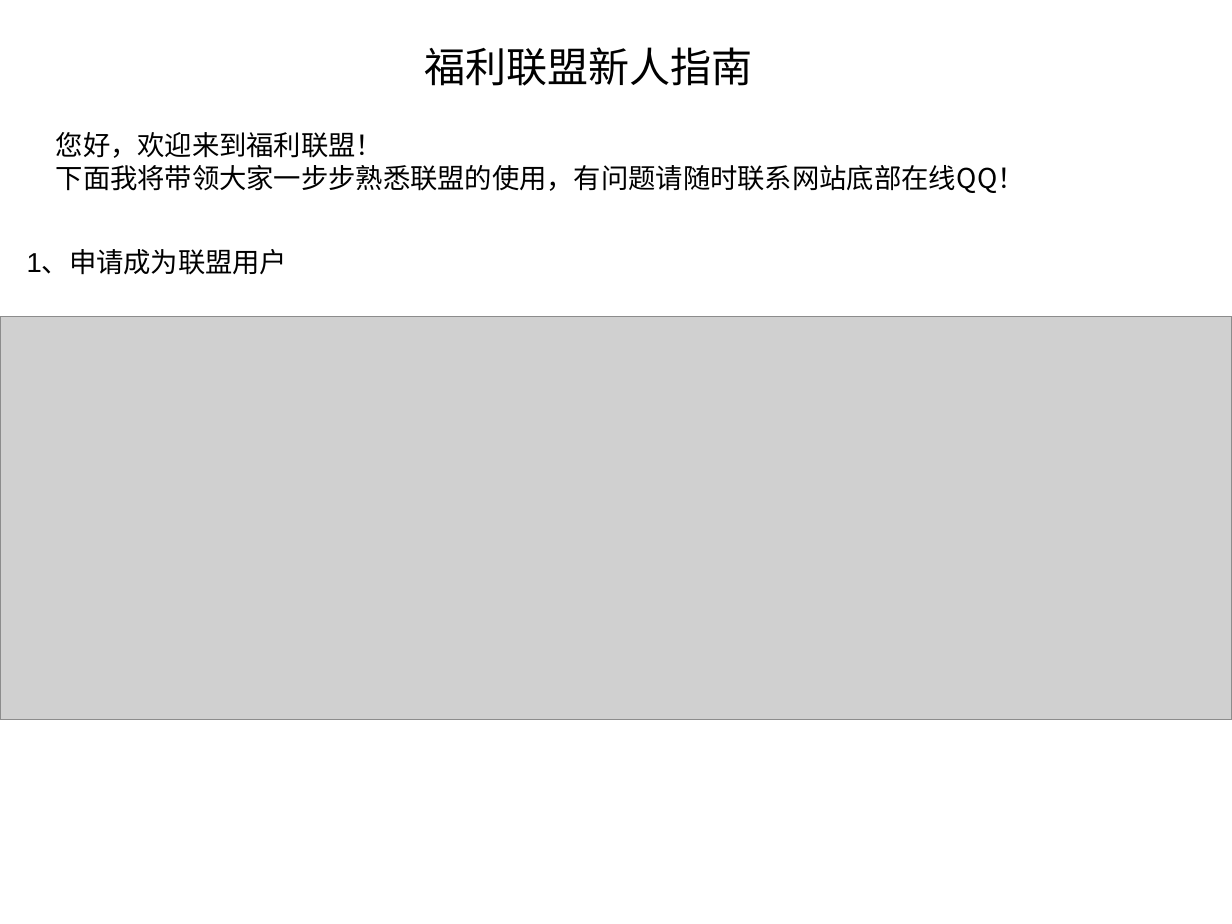
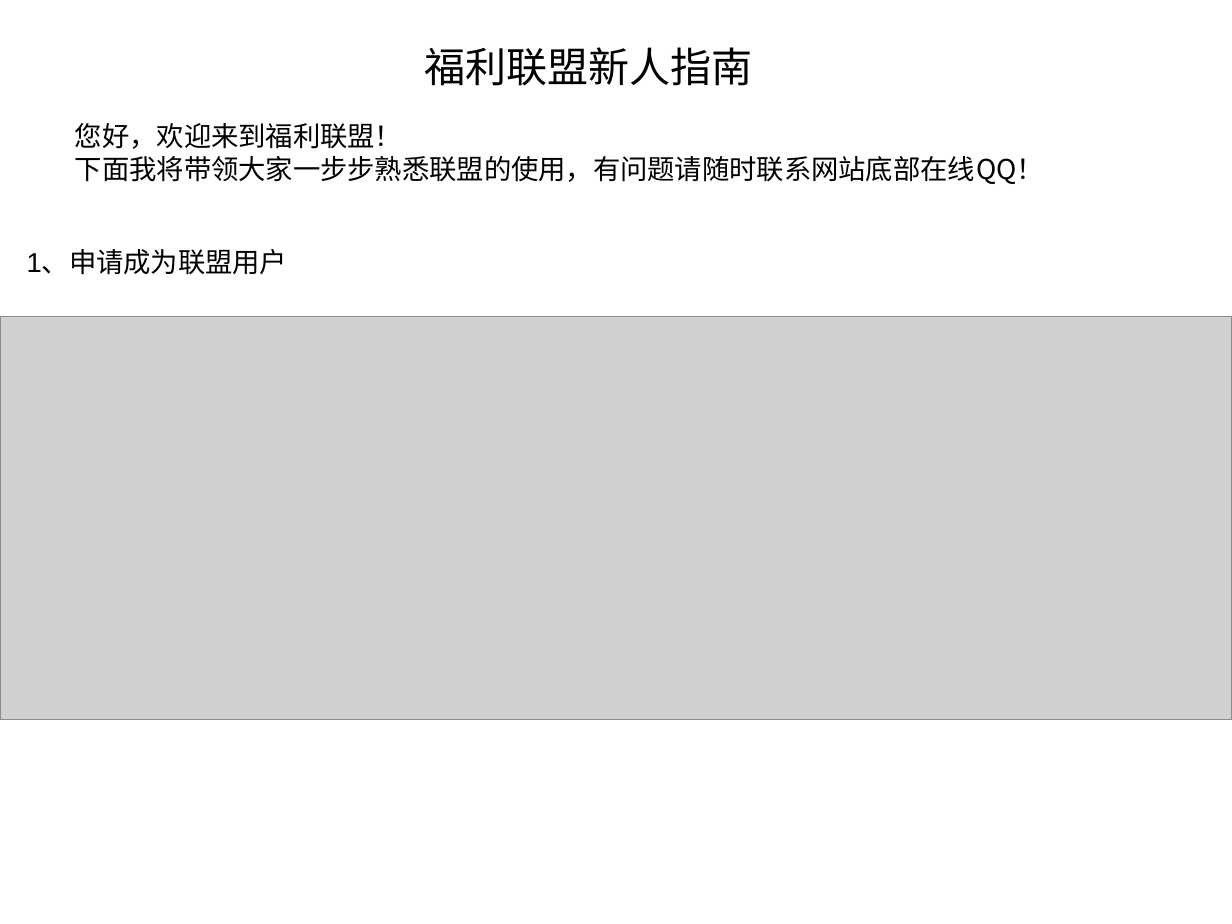
Before and after one commit to csdusunlight/qudao, a slide deck: slide 1 of static/download/福利联盟新人指南.ppt. Drawn at 1232x924 pixels with LibreOffice and Linux fonts; fonts in the diff are those of the drawing; grey boxes stand for pictures; background and template pictures are left out. Boxes give left, top, right and bottom in pixels: in the first picture for what was removed or moved away, otherwise in the second. Text is boxed around its words. In the diff, an @@ line names an element or a change of style, - is before the commit and + after.

```diff
--- a/static/download/福利联盟新人指南.ppt
+++ b/static/download/福利联盟新人指南.ppt
@@ text "您好，欢迎来到福利联盟！": place and size @@
-text "您好，欢迎来到福利联盟！" at <box>56,132,1025,193</box>
+text "您好，欢迎来到福利联盟！" at <box>75,123,1044,184</box>
```
Also in this commit, not shown: 9 other slides changed, 8 slides added, 4 slides removed, 4 other files.
